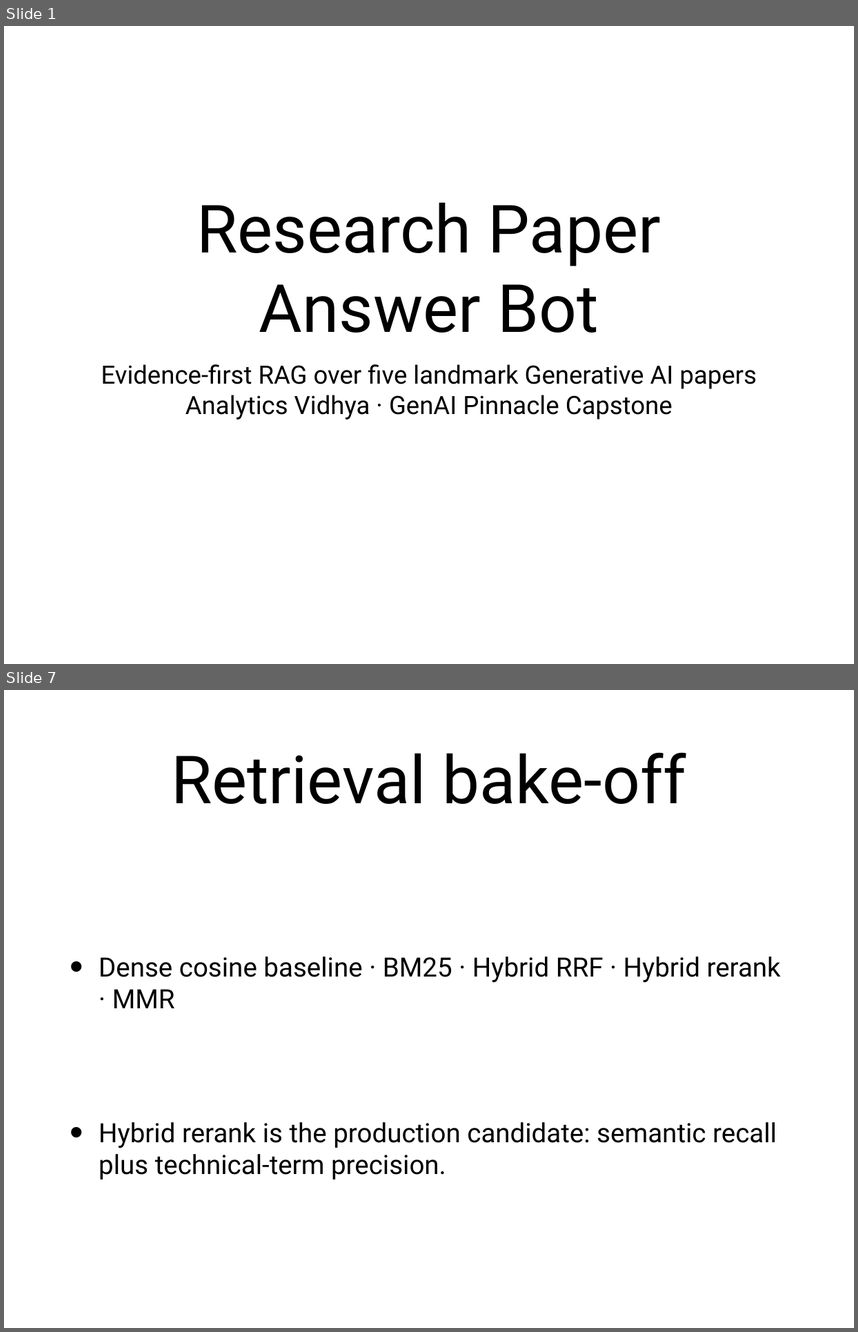
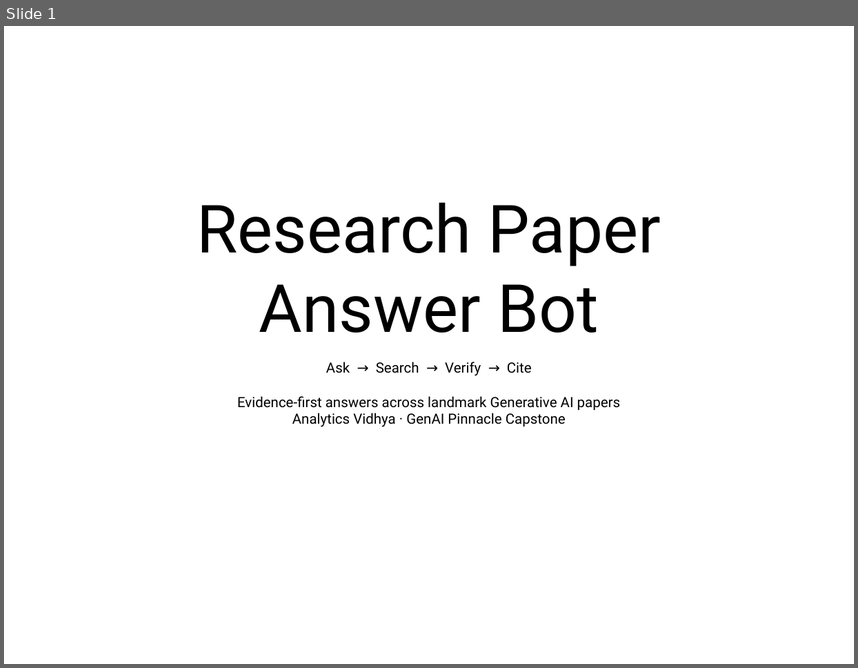
Before and after one commit to dineshshan10/Research_Paper_Capstone, a slide deck: docs/Research_Paper_Capstone_Presentation.pptx. Shown one above the other, each under a label of ours: slides 1 and 7 before the commit, slide 1 after it; the slides between them are not shown. The pictures are 858x1332 and 858x668 pixels, drawn with LibreOffice and Linux fonts; fonts in the diff are those of the drawing. Boxes give left, top, right and bottom in pixels: in the first picture for what was removed or moved away, otherwise in the second. Text is boxed around its words. In the diff, an @@ line names an element or a change of style, - is before the commit and + after.

Commit message:
Redesign capstone presentation

```diff
--- a/docs/Research_Paper_Capstone_Presentation.pptx
+++ b/docs/Research_Paper_Capstone_Presentation.pptx
@@ slide 7 removed at box(4, 690, 854, 1328), background #FFFFFF @@
@@ title removed at box(171, 753, 686, 804) @@
-Retrieval bake-off
@@ text removed at box(99, 956, 781, 1179) @@
-• Dense cosine baseline · BM25 · Hybrid RRF · Hybrid rerank · MMR
-• Hybrid rerank is the production candidate: semantic recall plus technical-term precision.
@@ slide 1 changed as well @@
@@ subtitle at box(237, 361, 620, 410): text changed; size 30.3 to 17 pt @@
-Evidence-first RAG over five landmark Generative AI papers
+Ask → Search → Verify → Cite
+Evidence-first answers across landmark Generative AI papers
@@ subtitle at box(292, 412, 566, 427): size 30.3 to 17 pt in "Analytics Vidhya · GenAI Pinnacle Capstone" @@
```
Also in this commit, not shown: 4 other slides changed, 5 slides added, 4 other slides removed, 1 other file.
